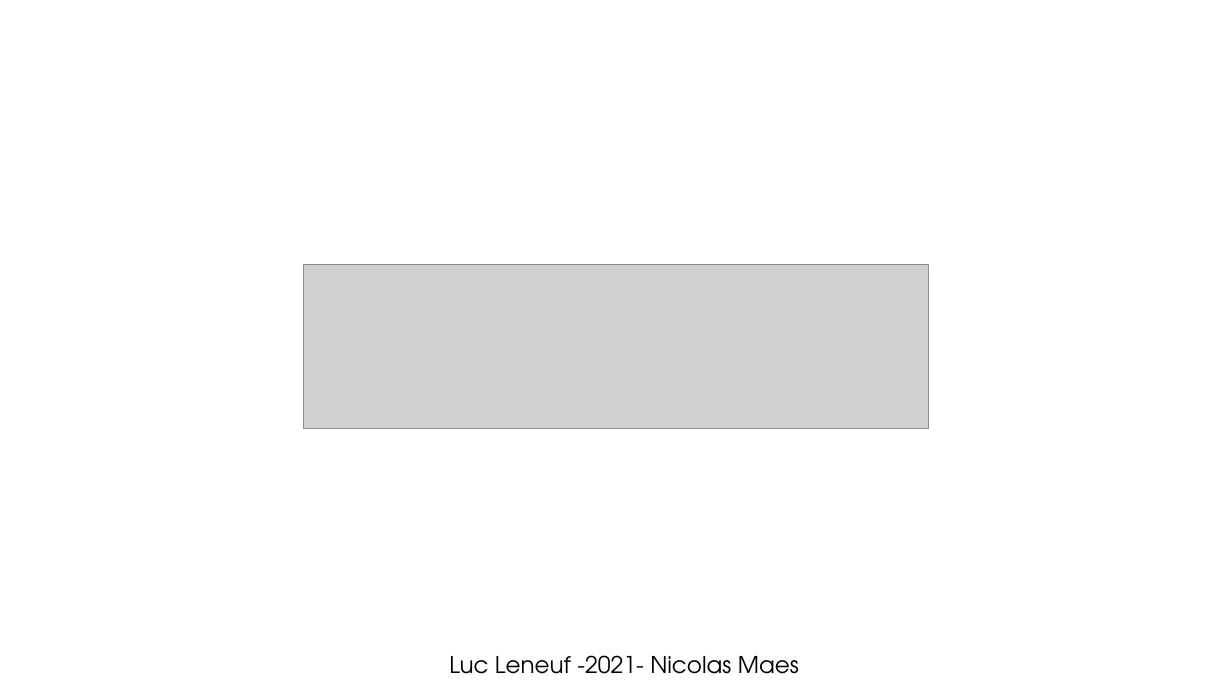
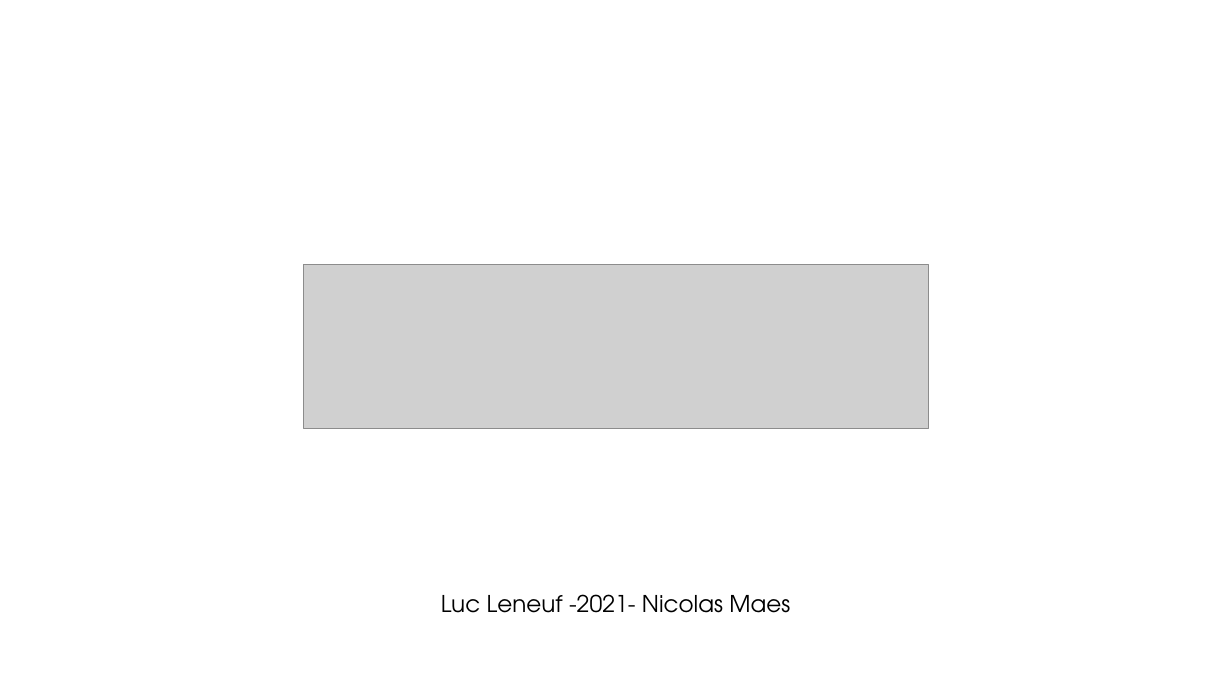
Before and after one commit to Nicolasmaes/unseen, a slide deck: slide 1 of dossier de conception.pptx. Drawn at 1232x693 pixels with LibreOffice and Linux fonts; fonts in the diff are those of the drawing; grey boxes stand for pictures. Boxes give left, top, right and bottom in pixels: in the first picture for what was removed or moved away, otherwise in the second. Text is boxed around its words. In the diff, an @@ line names an element or a change of style, - is before the commit and + after.

```diff
--- a/dossier de conception.pptx
+++ b/dossier de conception.pptx
@@ text "Luc Leneuf -2021- Nicolas Maes": place and size @@
-text "Luc Leneuf -2021- Nicolas Maes" at box(449, 655, 799, 674)
+text "Luc Leneuf -2021- Nicolas Maes" at box(441, 594, 790, 613)
```
Also in this commit, not shown: 1 other slide changed, 9 slides added, 1 slide removed, 3 other files.
